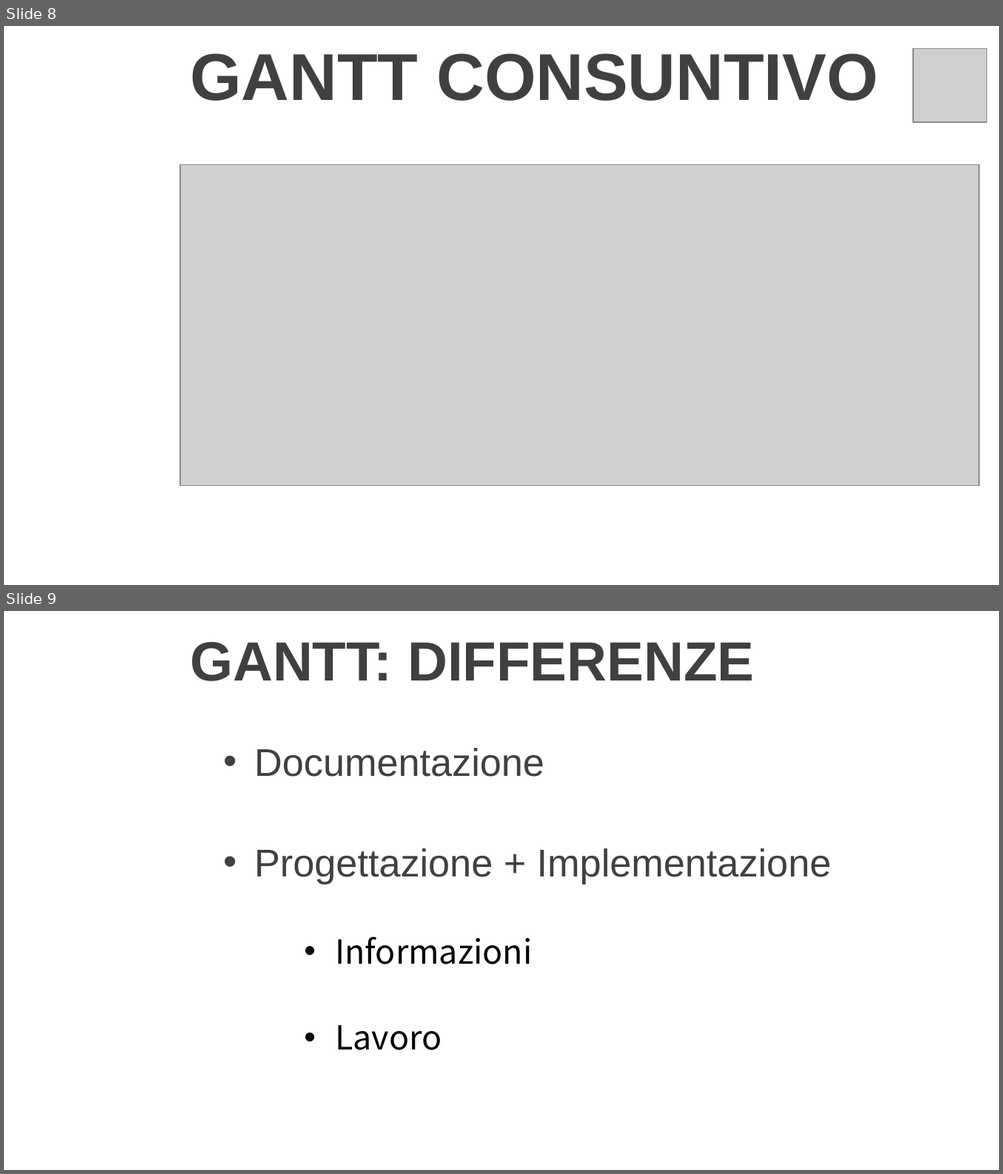
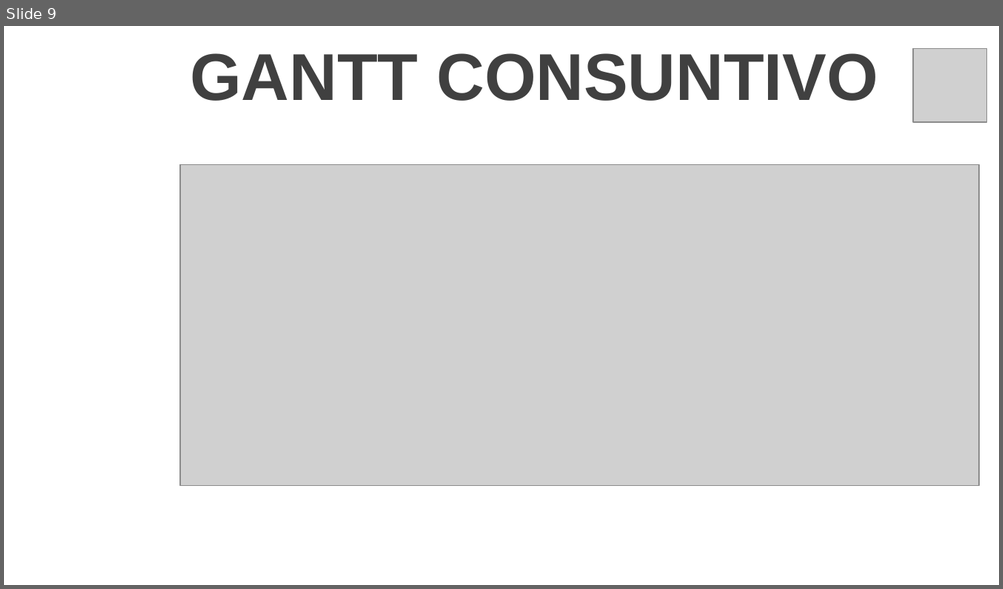
Before and after one commit to LuMug/DroneControlSystem, a slide deck: docs/Presentazione.pptx. Shown one above the other, each under a label of ours: slides 8 and 9 before the commit, slide 9 after it. The pictures are 1003x1174 and 1003x589 pixels, drawn with LibreOffice and Linux fonts; fonts in the diff are those of the drawing; grey boxes stand for pictures; background and template pictures are left out. Boxes give left, top, right and bottom in pixels: in the first picture for what was removed or moved away, otherwise in the second. Text is boxed around its words. In the diff, an @@ line names an element or a change of style, - is before the commit and + after.

```diff
--- a/docs/Presentazione.pptx
+++ b/docs/Presentazione.pptx
@@ slide 9 removed at (x1=4, y1=611, x2=999, y2=1170), background picture (left out) @@
@@ title removed at (x1=190, y1=642, x2=754, y2=681) @@
-GANTT: DIFFERENZE
@@ text removed at (x1=254, y1=748, x2=831, y2=1051) @@
-• Documentazione
-• Progettazione + Implementazione
-  • Informazioni
-  • Lavoro
@@ what was slide 8 is now slide 9 @@
```
Also in this commit, not shown: 7 slides changed, 2 slides added, 7 other slides removed.
